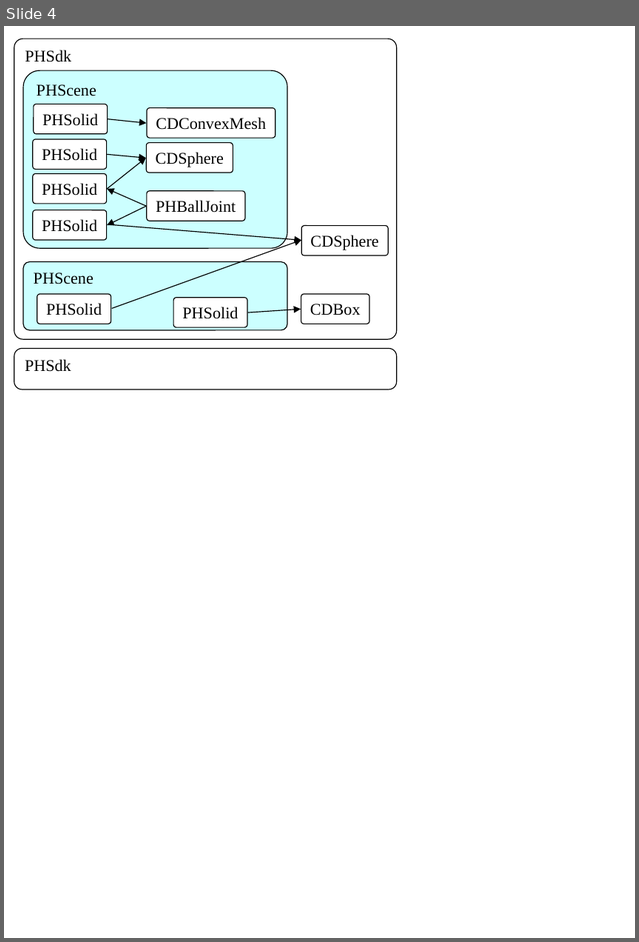
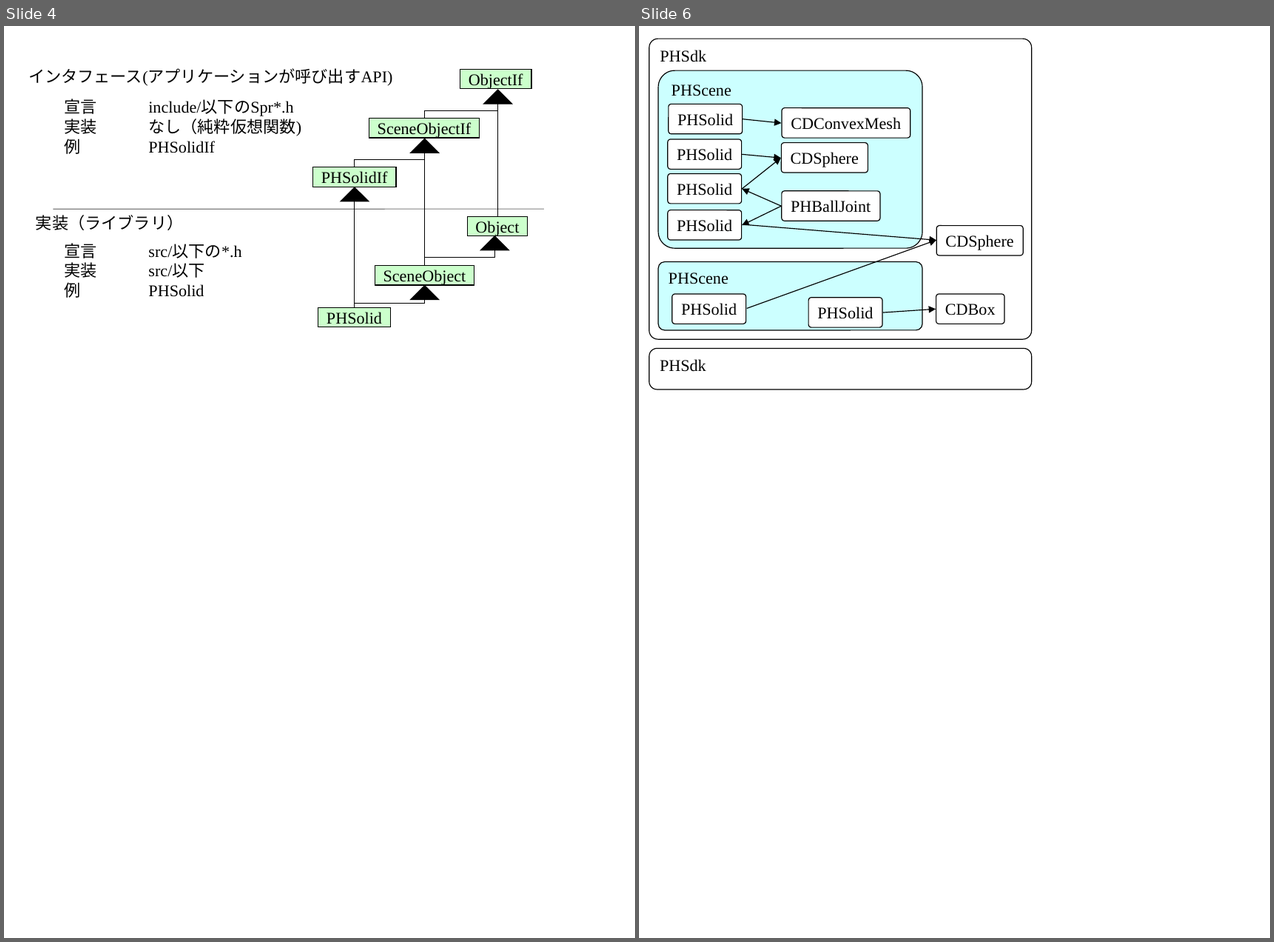
Before and after one commit to Springhead/Springhead, a slide deck: include/docsrc/01UsersGuide/fig.ppt. Shown side by side, each under a label of ours: slide 4 before the commit, slides 4 and 6 after it; the slides between them are not shown. The pictures are 639x942 and 1274x942 pixels, drawn with LibreOffice and Linux fonts; fonts in the diff are those of the drawing. Boxes give left, top, right and bottom in pixels: in the first picture for what was removed or moved away, otherwise in the second. Text is boxed around its words. In the diff, an @@ line names an element or a change of style, - is before the commit and + after.

```diff
--- a/include/docsrc/01UsersGuide/fig.ppt
+++ b/include/docsrc/01UsersGuide/fig.ppt
@@ slide 4 added at (4,26,635,938), background #FFFFFF @@
@@ text added at (28,68,392,86), 14 pt, text #000000 @@
+インタフェース(アプリケーションが呼び出すAPI)
@@ rectangle added at (460,69,532,88), fill #CCFFCC, outline #000000 0.74 pt, 14 pt, text #000000 @@
+ObjectIf
@@ triangle added at (484,90,512,104), fill #000000, outline #000000 0.74 pt @@
@@ text added at (65,99,301,153), 14 pt, text #000000 @@
+宣言 include/以下のSpr*.h
+実装 なし（純粋仮想関数)
+例 PHSolidIf
@@ elbow line added from (498, 104) to (425, 118), #000000 0.74 pt @@
@@ elbow line added from (498, 104) to (498, 216), #000000 0.74 pt @@
@@ rectangle added at (370,118,480,137), fill #CCFFCC, outline #000000 0.74 pt, 14 pt, text #000000 @@
+SceneObjectIf
@@ elbow line added from (425, 153) to (355, 167), #000000 0.74 pt @@
@@ triangle added at (410,138,438,153), fill #000000, outline #000000 0.74 pt @@
@@ elbow line added from (425, 153) to (425, 265), #000000 0.74 pt @@
@@ rectangle added at (313,167,396,187), fill #CCFFCC, outline #000000 0.74 pt, 14 pt, text #000000 @@
+PHSolidIf
@@ triangle added at (341,187,368,202), fill #000000, outline #000000 0.74 pt @@
@@ elbow line added from (355, 201) to (354, 307), #000000 0.74 pt @@
@@ text added at (36,215,183,230), 14 pt, text #000000 @@
+実装（ライブラリ）
@@ line added from (544, 209) to (53, 209), #808080 0.74 pt @@
@@ rectangle added at (468,216,529,235), fill #CCFFCC, outline #000000 0.74 pt, 14 pt, text #000000 @@
+Object
@@ text added at (65,243,242,297), 14 pt, text #000000 @@
+宣言 src/以下の*.h
+実装 src/以下
+例 PHSolid
@@ triangle added at (481,236,509,251), fill #000000, outline #000000 0.74 pt @@
@@ rectangle added at (375,265,475,284), fill #CCFFCC, outline #000000 0.74 pt, 14 pt, text #000000 @@
+SceneObject
@@ elbow line added from (495, 250) to (425, 265), #000000 0.74 pt @@
@@ triangle added at (410,285,438,300), fill #000000, outline #000000 0.74 pt @@
@@ rectangle added at (318,307,390,326), fill #CCFFCC, outline #000000 0.74 pt, 14 pt, text #000000 @@
+PHSolid
@@ elbow line added from (425, 300) to (354, 307), #000000 0.74 pt @@
@@ what was slide 4 is now slide 6 @@
```
Also in this commit, not shown: 1 other slide added, 2 other files.
